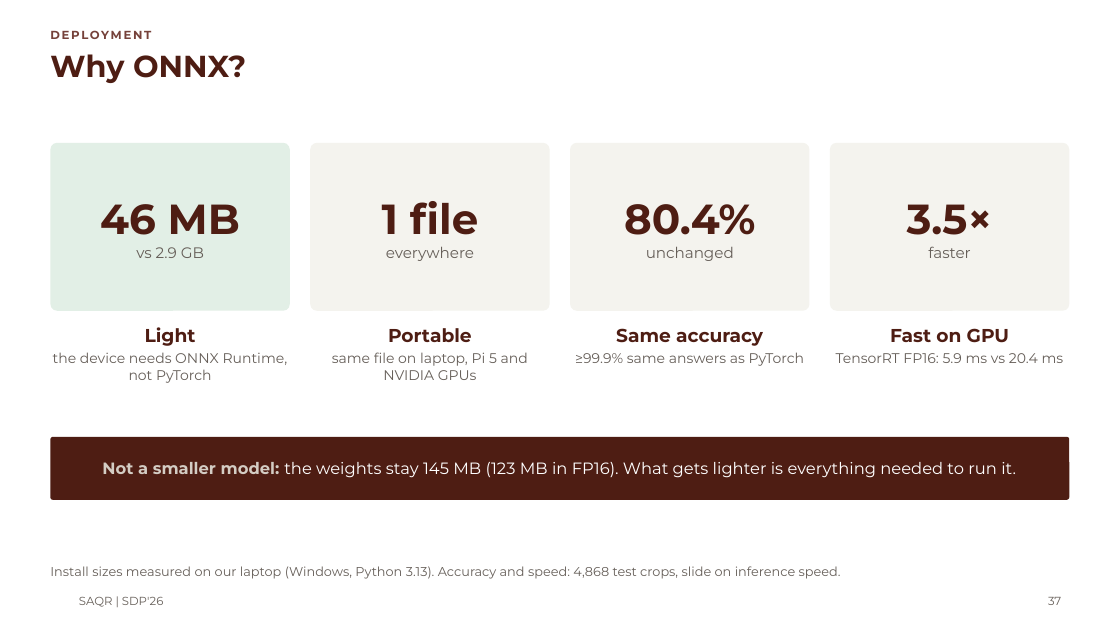
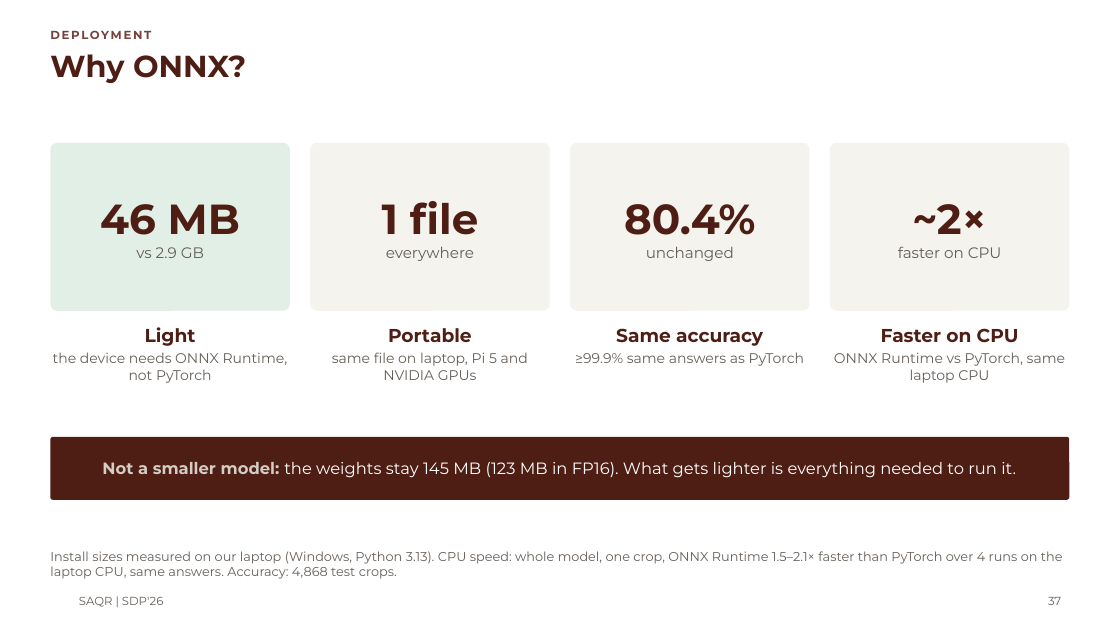
Before and after one commit to MASAR-AUS/SAQR, a slide deck: slide 37 of SAQR CMP490 Presentation.pptx. Drawn at 1120x630 pixels with LibreOffice and Linux fonts; fonts in the diff are those of the drawing; background and template pictures are left out. Boxes give left, top, right and bottom in pixels: in the first picture for what was removed or moved away, otherwise in the second. Text is boxed around its words. In the diff, an @@ line names an element or a change of style, - is before the commit and + after.

```diff
--- a/SAQR CMP490 Presentation.pptx
+++ b/SAQR CMP490 Presentation.pptx
@@ text in rounded rectangle at <box>898,246,1002,258</box>: text changed @@
-3.5×
-faster
+~2×
+faster on CPU
@@ text at <box>834,328,1065,383</box>: text changed @@
-Fast on GPU
-TensorRT FP16: 5.9 ms vs 20.4 ms
+Faster on CPU
+ONNX Runtime vs PyTorch, same laptop CPU
@@ text at <box>50,551,1063,579</box>: text changed @@
-Install sizes measured on our laptop (Windows, Python 3.13). Accuracy and speed: 4,868 test crops, slide on inference speed.
+Install sizes measured on our laptop (Windows, Python 3.13). CPU speed: whole model, one crop, ONNX Runtime 1.5–2.1× faster than PyTorch over 4 runs on the laptop CPU, same answers. Accuracy: 4,868 test crops.
```
Also in this commit, not shown: 1 other slide changed, 1 slide added.
